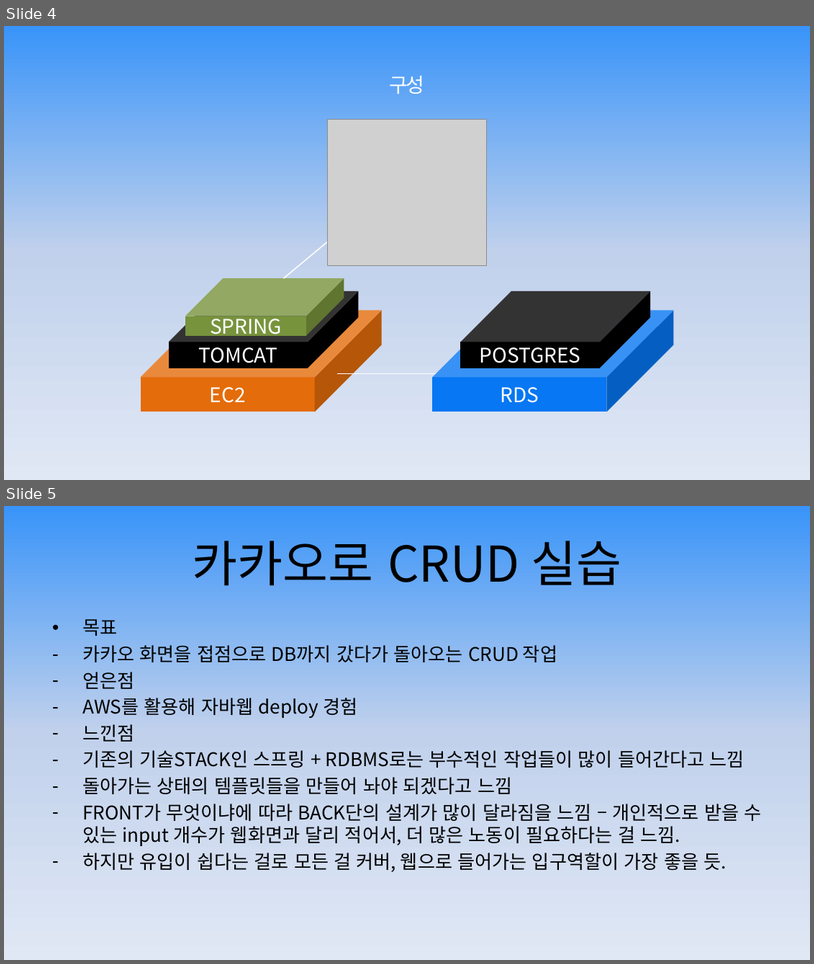
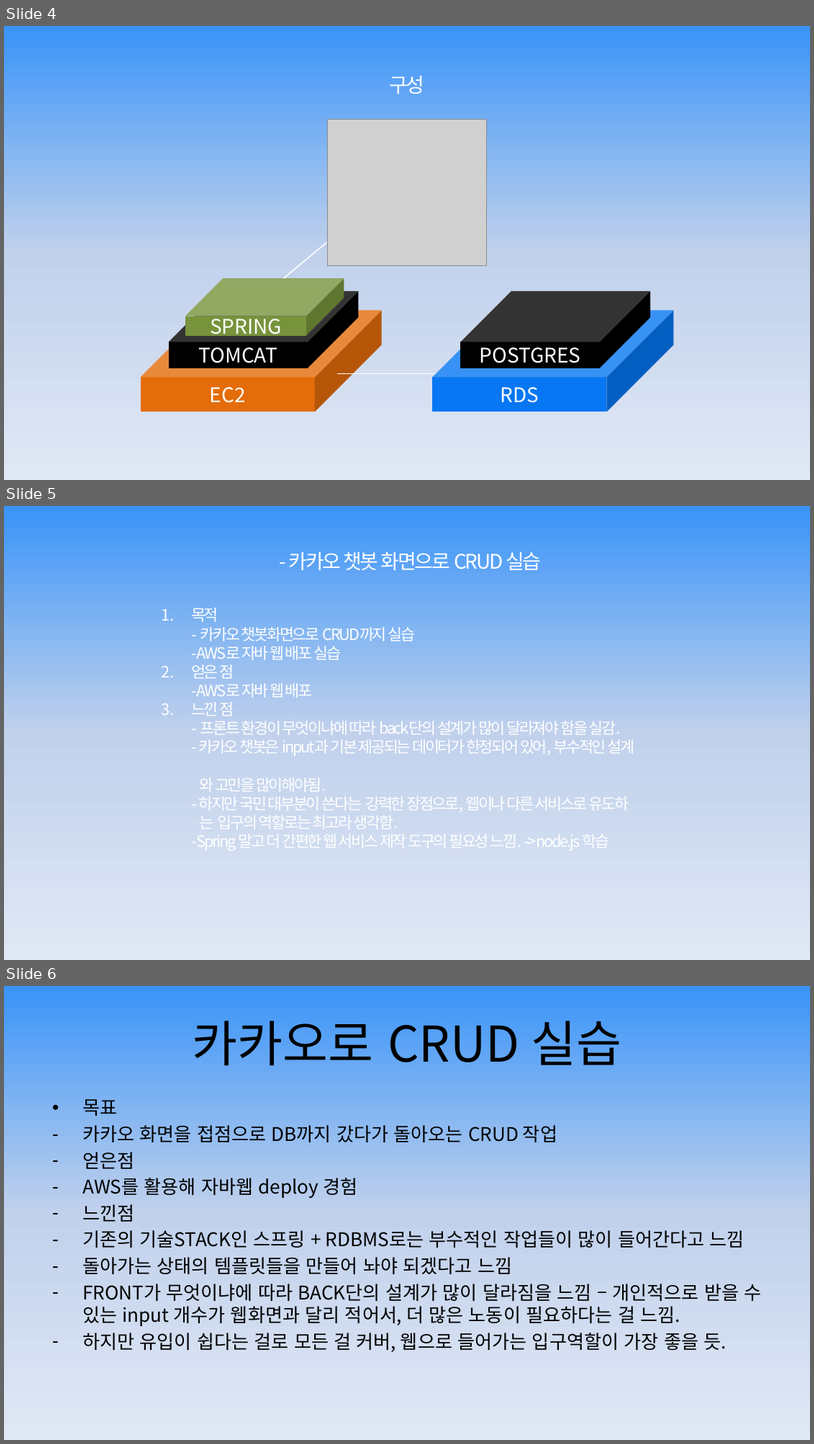
Before and after one commit to MinSikMoon/cloud-tf-ppt, a slide deck: Cloud TF 회고.pptx. Shown one above the other, each under a label of ours: slides 4 and 5 before the commit, slides 4, 5 and 6 after it. The pictures are 814x964 and 814x1444 pixels, drawn with LibreOffice and Linux fonts; fonts in the diff are those of the drawing; grey boxes stand for pictures; background and template pictures are left out. Boxes give left, top, right and bottom in pixels: in the first picture for what was removed or moved away, otherwise in the second. Text is boxed around its words. In the diff, an @@ line names an element or a change of style, - is before the commit and + after.

Commit message:
카카오끝

```diff
--- a/Cloud TF 회고.pptx
+++ b/Cloud TF 회고.pptx
@@ slide 5 added at (x1=4, y1=506, x2=810, y2=960), background picture (left out) @@
@@ text added at (x1=289, y1=552, x2=541, y2=570), 18 pt, text #FFFFFF @@
+- 카카오 챗봇 화면으로 CRUD 실습
@@ text added at (x1=191, y1=608, x2=635, y2=850), 14 pt, text #FFFFFF @@
+1. 목적
+   - 카카오 챗봇화면으로 CRUD까지 실습
+   - AWS로 자바 웹 배포 실습
+2. 얻은 점
+   - AWS로 자바 웹 배포
+3. 느낀 점
+   - 프론트 환경이 무엇이냐에 따라 back단의 설계가 많이 달라져야 함을 실감.
+   - 카카오 챗봇은 input과 기본 제공되는 데이터가 한정되어 있어, 부수적인 설계
+   와 고민을 많이해야됨.
+   - 하지만 국민 대부분이 쓴다는 강력한 장점으로, 웹이나 다른 서비스로 유도하
+   는 입구의 역할로는 최고라 생각함.
+   - Spring 말고 더 간편한 웹 서비스 제작 도구의 필요성 느낌. -> node.js 학습
@@ what was slide 5 is now slide 6 @@
```
Also in this commit, not shown: 1 slide changed.
